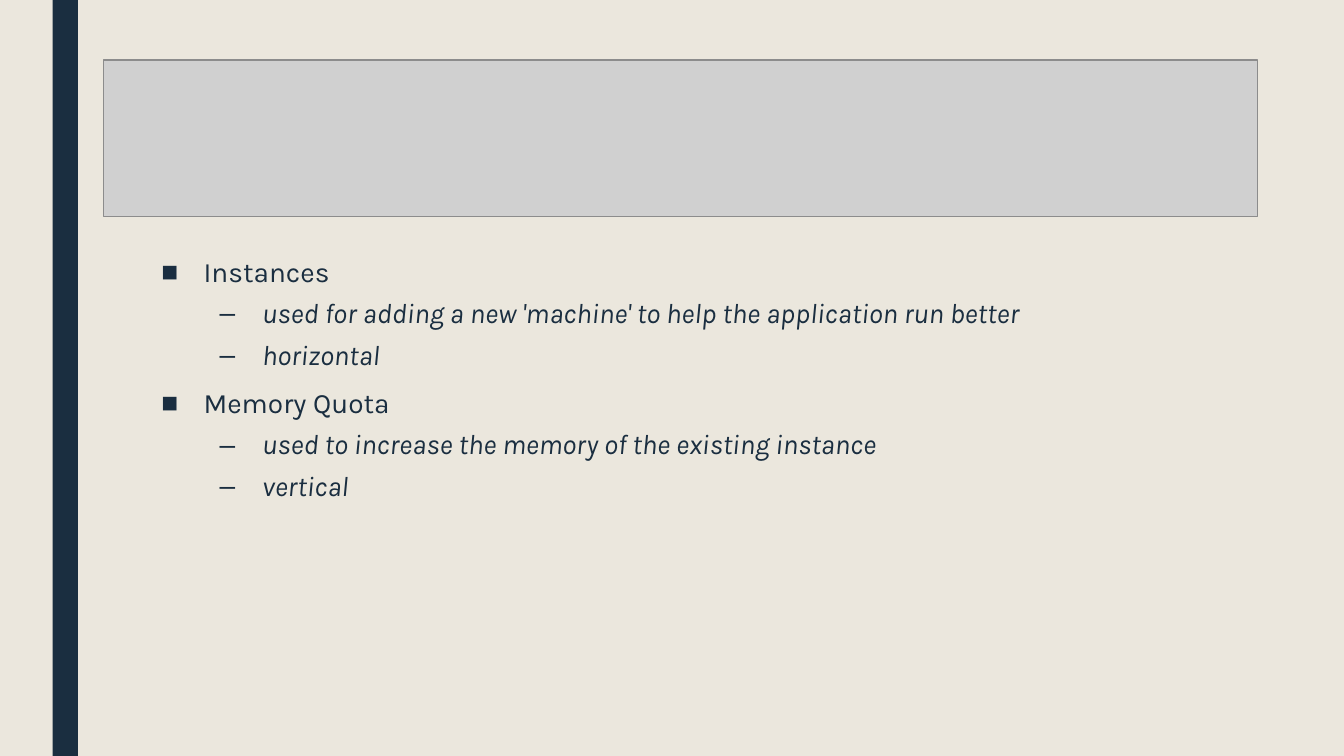
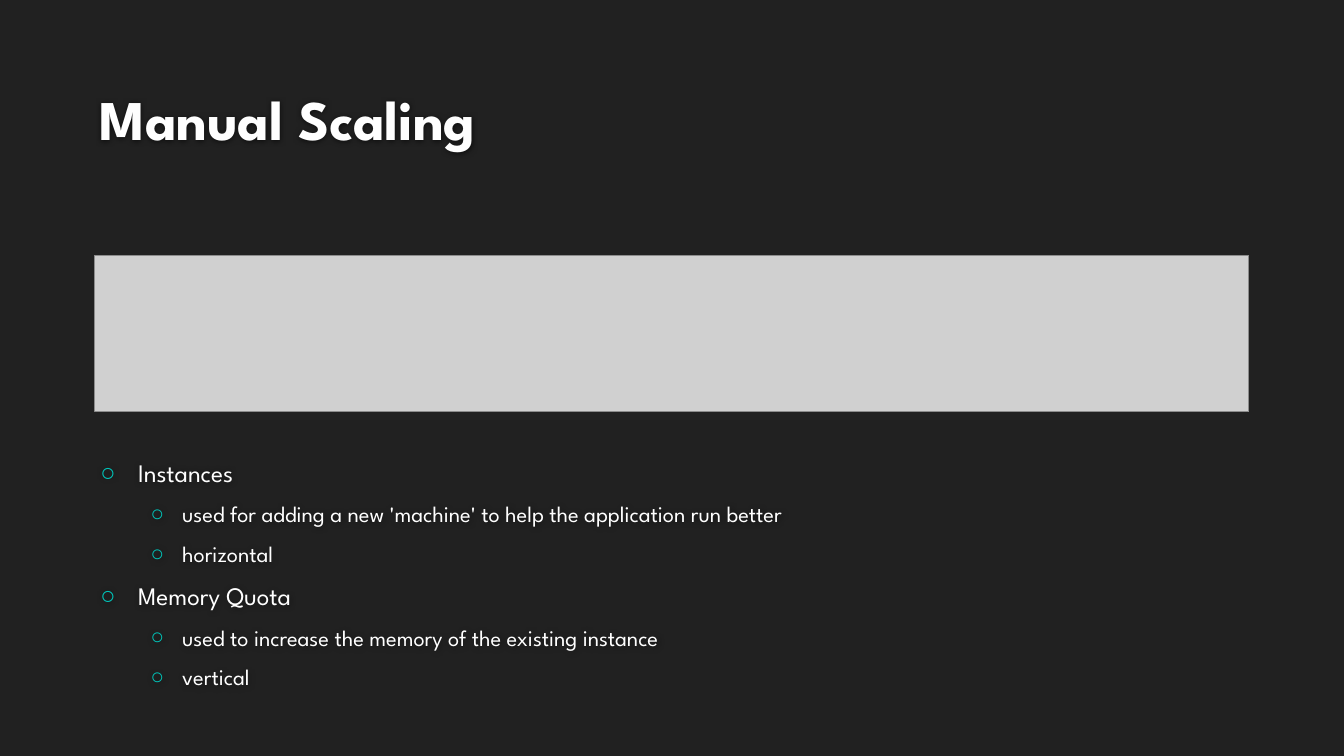
Before and after one commit to kevindomm/Auto-Scaling, a slide deck: slide 3 of autoscaling/Auto-Scaling.pptx (slide 2 before the commit). Drawn at 1344x756 pixels with LibreOffice and Linux fonts; fonts in the diff are those of the drawing; grey boxes stand for pictures; background and template pictures are left out. Boxes give left, top, right and bottom in pixels: in the first picture for what was removed or moved away, otherwise in the second. Text is boxed around its words. In the diff, an @@ line names an element or a change of style, - is before the commit and + after.

```diff
--- a/autoscaling/Auto-Scaling.pptx
+++ b/autoscaling/Auto-Scaling.pptx
@@ background #EBE7DD to #212121 @@
@@ rectangle removed at [52, 0, 78, 756] @@
@@ title added at [99, 101, 475, 153], 40 pt, text #FEFEFE, bold @@
+Manual Scaling
@@ picture: place and size @@
-picture at [104, 60, 1258, 217]
+picture at [95, 256, 1249, 412]
@@ text "Instances": place and size @@
-text "Instances" at [204, 264, 1019, 497]
+text "Instances" at [138, 465, 782, 686]
@@ text "Instances" at [138, 465, 782, 686]: size 20 to 18 pt in "Instances", "Memory Quota"; font Karla to League Spartan, text colour #1A2E40 to #FFFFFF; size 20 to 16 pt, italic off in "used for adding a new 'machine' to ...", "horizontal", "used to increase the memory of the ...", "vertical"; bullet ■ to ○; line spacing 0.94 to 1; less space between paragraphs; bullet – to ○; more space between paragraphs; vertical alignment top to middle @@
```
Also in this commit, not shown: 2 other slides changed, 2 slides added, 2 slides removed.
